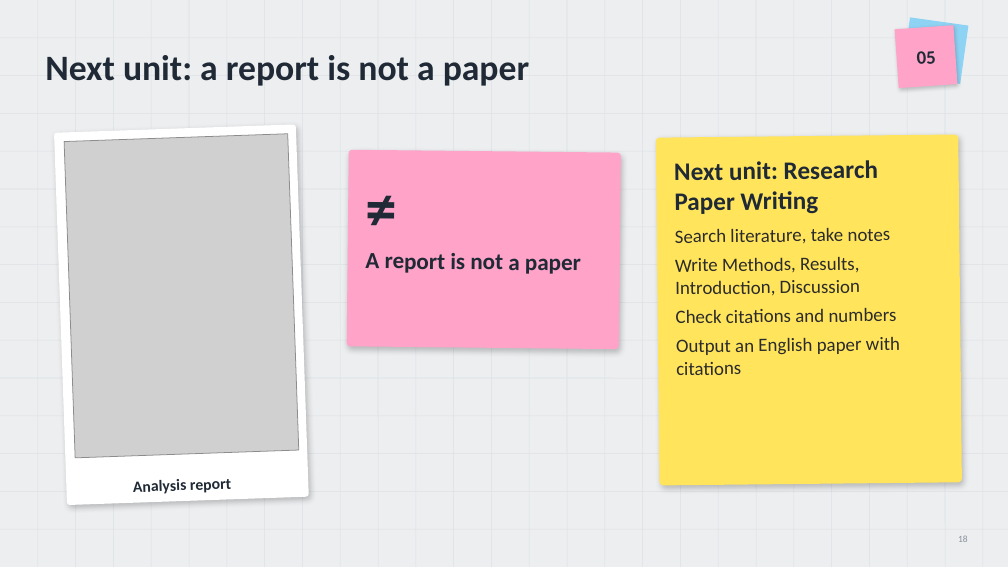
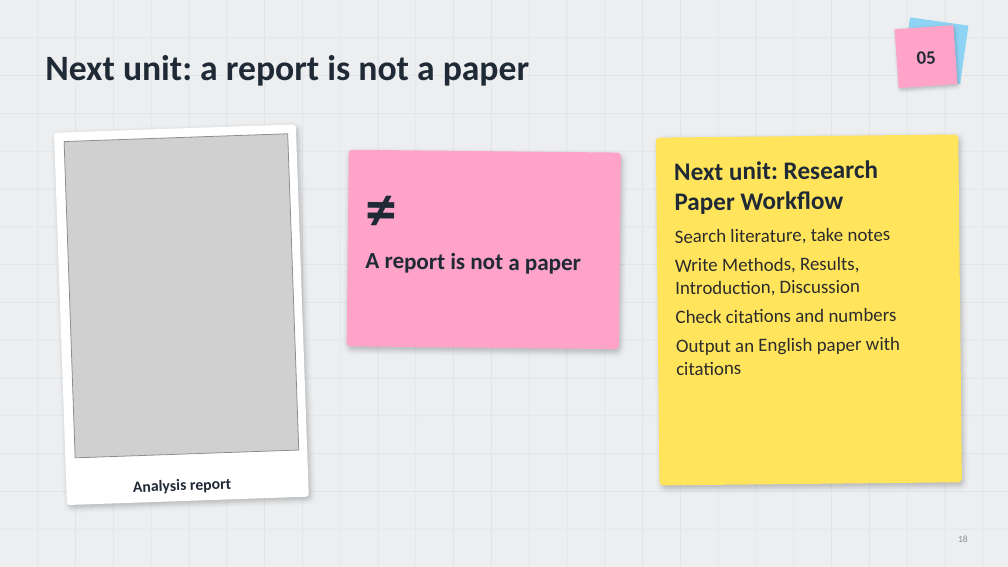
Before and after one commit to gemini960114/ai-workshop-research, a slide deck: slide 18 of PPTX/05-qiime2-analysis.en.pptx. Drawn at 1008x567 pixels with LibreOffice and Linux fonts; fonts in the diff are those of the drawing; grey boxes stand for pictures. Boxes give left, top, right and bottom in pixels: in the first picture for what was removed or moved away, otherwise in the second. Text is boxed around its words. In the diff, an @@ line names an element or a change of style, - is before the commit and + after.

```diff
--- a/PPTX/05-qiime2-analysis.en.pptx
+++ b/PPTX/05-qiime2-analysis.en.pptx
@@ text in rounded rectangle at [674, 160, 878, 214]: text changed @@
-Next unit: Research Paper Writing
+Next unit: Research Paper Workflow
```
Also in this commit, not shown: 1 other file.
